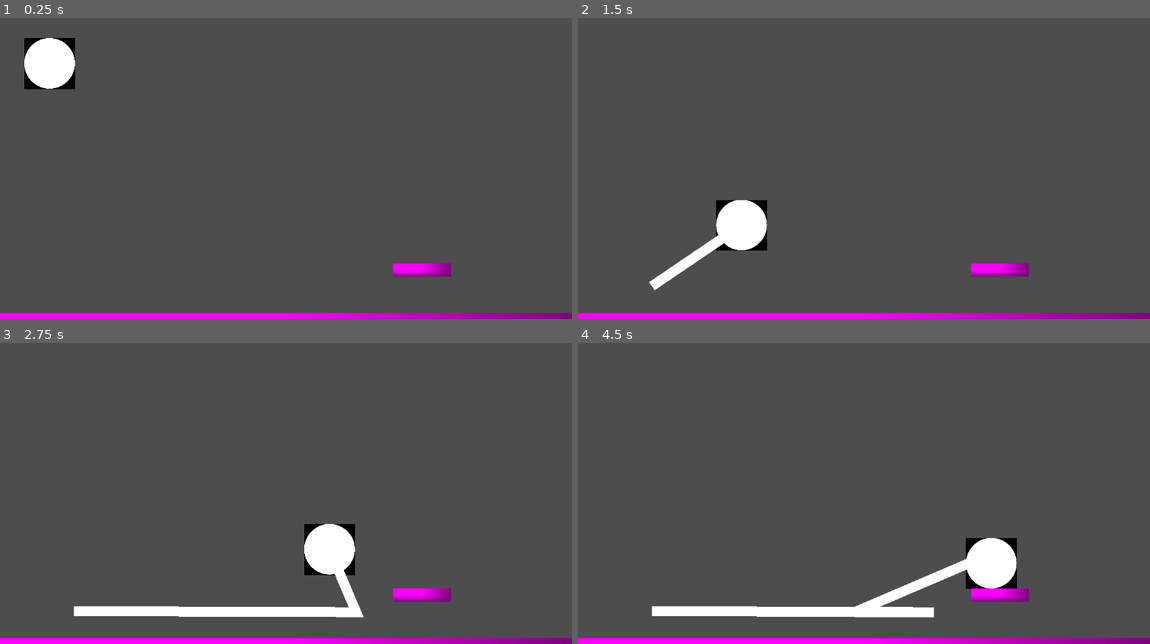
Above: before the commit, frames 1-4 (two rows, left to right).
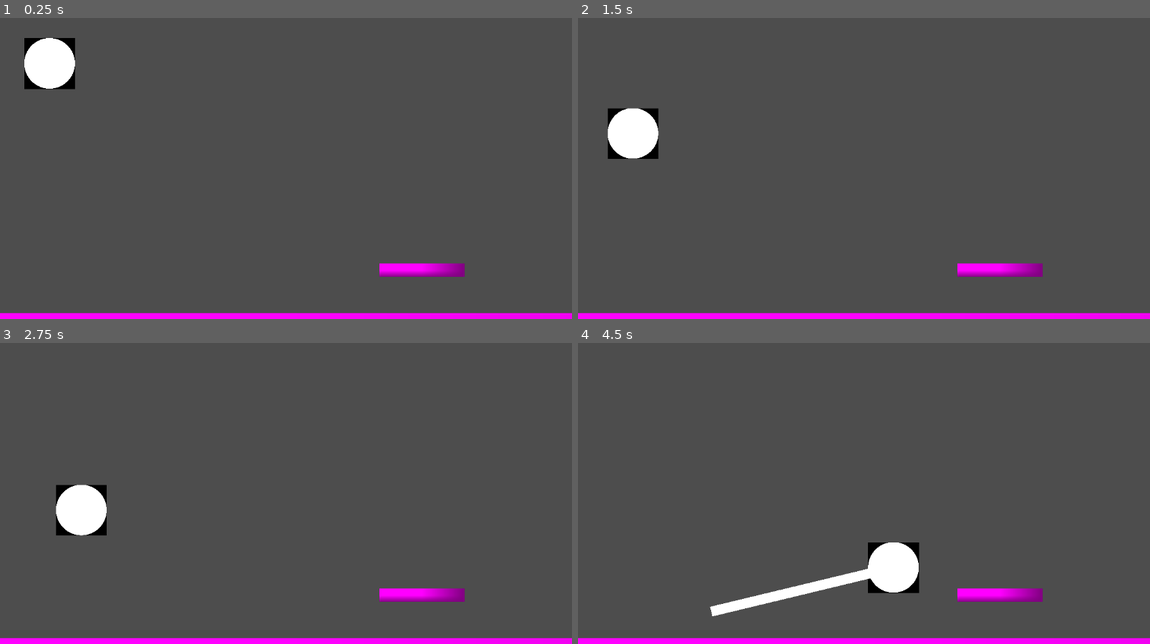
Above: after the commit, the same moments.

Repository: NAERNON/ggj-2026-mask
Game: Godot game, scene res://scenes/main.tscn
Same seed, same stepped clock (60 frames per second), same inputs: the game is played once before the commit and once after it.
Inputs:
- Up to frame 1 (0.25 s): no input
- Up to frame 2 (1.5 s): hold R (move_tape_reroll, bound only after the commit) 0.53-1.28 s; hold D (move_tape_right) from 0.53 s (still down); tap Space (move_tape_jump) at 0.77, 0.8, 1.07, 1.35 s
- Up to frame 3 (2.75 s): tap Space (move_tape_jump) at 1.52, 1.82, 2.3 s; tap R (move_tape_reroll, bound only after the commit) at 1.55 s; release D (move_tape_right) at 2.03 s; hold A (move_tape_left) from 2.03 s (still down); hold R (move_tape_reroll, bound only after the commit) from 2.03 s (still down)
- Up to frame 4 (4.5 s): release A (move_tape_left) at 2.78 s; release R (move_tape_reroll, bound only after the commit) at 2.78 s; hold D (move_tape_right) 2.78-4.28 s; tap R (move_tape_reroll, bound only after the commit) at 2.85, 4.35 s; tap Space (move_tape_jump) at 3.02, 3.32, 3.6, 3.77, 4.07 s; hold A (move_tape_left) from 4.28 s (still down)

The runs differ from the first frame. In frame 1, 1.0% of the frame differs, in the area x 60-100%, y 81-100%; in frame 2, 4.5%; in frame 3, 5.9%; in frame 4, 6.9%, in the area x 12-100%, y 64-100%.

Commit message:
First basic implementation of reroll system

Diff:
--- a/project.godot
+++ b/project.godot
@@ -46,6 +46,11 @@
 "events": [Object(InputEventKey,"resource_local_to_scene":false,"resource_name":"","device":-1,"window_id":0,"alt_press …(191 unchanged characters)…
 ]
 }
+move_tape_reroll={
+"deadzone": 0.2,
+"events": [Object(InputEventKey,"resource_local_to_scene":false,"resource_name":"","device":-1,"window_id":0,"alt_pressed":false,"shift_pressed":false,"ctrl_pressed":false,"meta_pressed":false,"pressed":false,"keycode":0,"physical_keycode":82,"key_label":0,"unicode":114,"location":0,"echo":false,"script":null)
+]
+}
 
 [physics]
 
--- a/scenes/main.tscn
+++ b/scenes/main.tscn
@@ -15,9 +15,12 @@
 roll_acceleration = 500.0
 deceleration_scale = 50.0
 jump_speed = 500.0
+reroll_speed = 700.0
+espilon_ungrip = 0.5
 
 [node name="StaticBody2D" type="StaticBody2D" parent="." unique_id=1731318811]
 position = Vector2(576, 650)
+scale = Vector2(10, 1)
 
 [node name="CollisionShape2D" type="CollisionShape2D" parent="StaticBody2D" unique_id=1645058030]
 shape = SubResource("RectangleShape2D_o5qli")
@@ -29,7 +32,7 @@
 
 [node name="StaticBody2D2" type="StaticBody2D" parent="." unique_id=712307921]
 position = Vector2(850, 550)
-scale = Vector2(0.1, 1)
+scale = Vector2(0.15, 1)
 
 [node name="CollisionShape2D" type="CollisionShape2D" parent="StaticBody2D2" unique_id=1030156514]
 shape = SubResource("RectangleShape2D_o5qli")
--- a/scripts/masking_tape.gd
+++ b/scripts/masking_tape.gd
@@ -3,31 +3,48 @@
 @export_range(0.0, 1000.0, 10.0) var roll_acceleration  : float
 @export_range(0.0, 100.0, 1.0)   var deceleration_scale : float
 @export_range(0.0, 1000.0, 10.0) var jump_speed         : float
+@export_range(0.0, 1000.0, 10.0) var reroll_speed       : float
+@export_range(0.0, 1.0, 0.001) var espilon_ungrip       : float
 @export var _masking_rubber : Line2D
 
 var _in_free_fall   : bool
+var _is_rerolling   : bool
 
 func _ready() -> void :
 	_masking_rubber.add_point(self.position)
 	_in_free_fall = not is_on_floor()
+	_is_rerolling = Input.is_action_just_pressed('move_tape_reroll')
 
 func _physics_process(delta : float) -> void :
 	velocity.y += 980 * delta
 	get_input(delta)
-	move_and_slide()
 
-	if _in_free_fall and is_on_floor() :
-		_in_free_fall = false
-		_masking_rubber.add_point(self.position)
-	elif not is_on_floor() and not _in_free_fall :
-		_in_free_fall = true
+	if not _is_rerolling :
+		move_and_slide()
+
+		if _in_free_fall and is_on_floor() :
+			_in_free_fall = false
+			_masking_rubber.add_point(self.position)
+		elif not is_on_floor() and not _in_free_fall :
+			_in_free_fall = true
+
+	elif _masking_rubber.get_point_count() > 1 :
+		self.position = self.position.move_toward(_masking_rubber.get_point_position(_masking_rubber.get_point_count()-2), reroll_speed*delta)
+		if self.position.distance_to(_masking_rubber.get_point_position(_masking_rubber.get_point_count()-2)) < espilon_ungrip :
+			_masking_rubber.remove_point(_masking_rubber.get_point_count()-2)
 
 	_masking_rubber.set_point_position(_masking_rubber.get_point_count()-1, self.position)
 
-func get_input(delta : float) :
-	var right = Input.is_action_pressed('move_tape_right')
-	var left = Input.is_action_pressed('move_tape_left')
-	var jump = Input.is_action_just_pressed('move_tape_jump')
+func get_input(delta : float) -> void :
+	_is_rerolling = Input.is_action_pressed('move_tape_reroll')
+
+	if _is_rerolling :
+		velocity = Vector2.ZERO
+		return
+
+	var right  = Input.is_action_pressed('move_tape_right')
+	var left   = Input.is_action_pressed('move_tape_left')
+	var jump   = Input.is_action_just_pressed('move_tape_jump')
 
 	var moving = right or left
 
